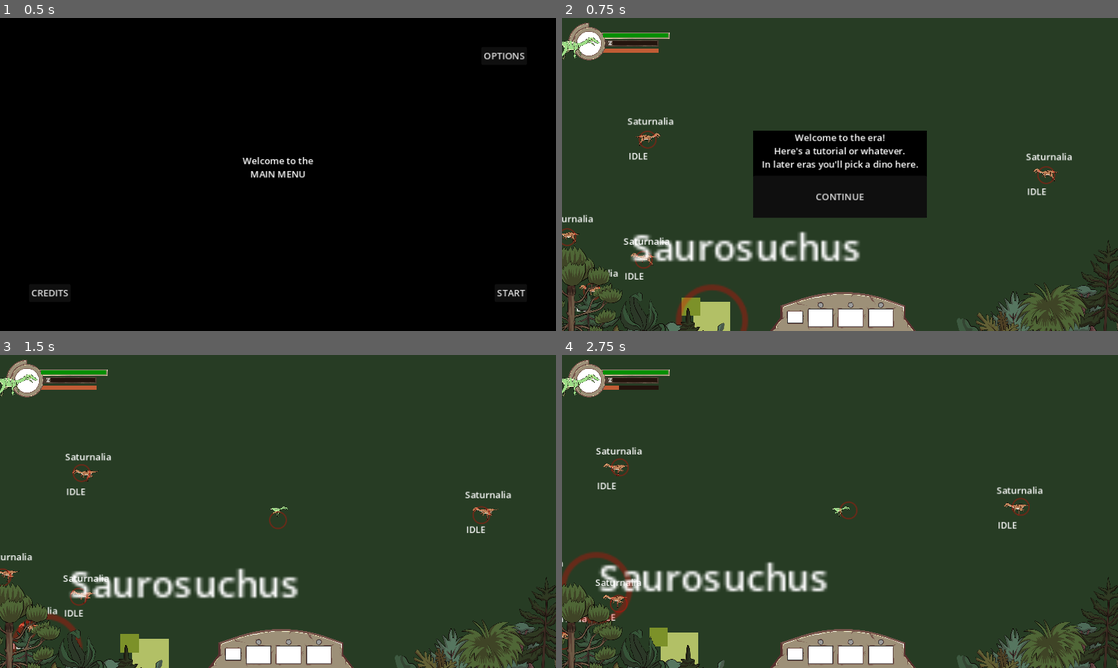
Above: before the commit, frames 1-4 (two rows, left to right).
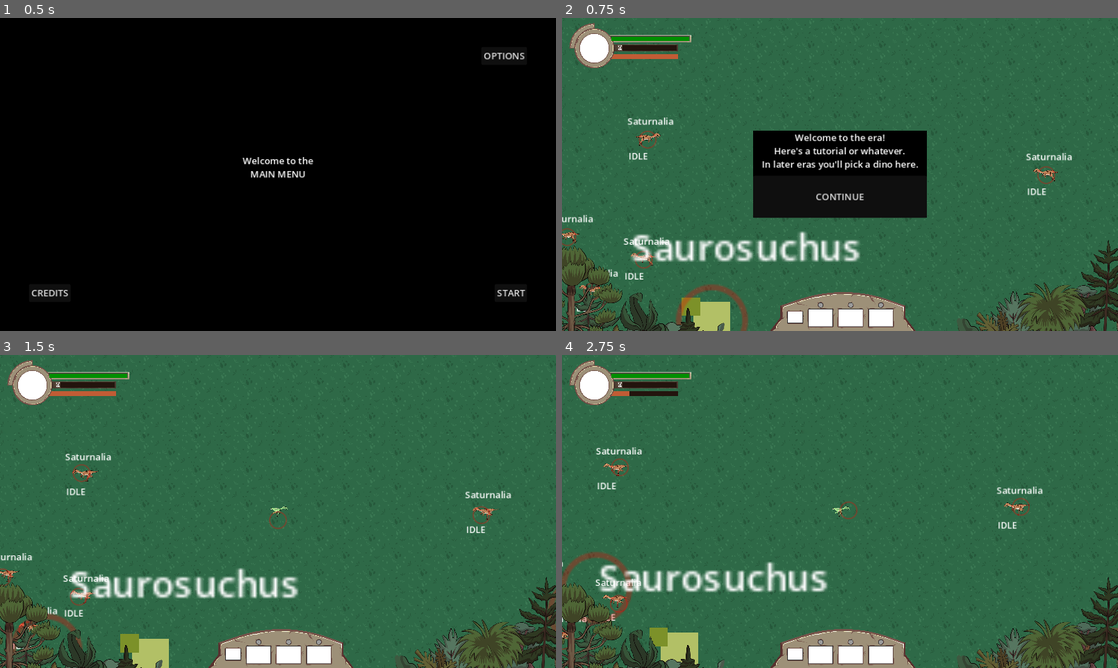
Above: after the commit, the same moments.

Repository: Enneagon/GodotGameJam2024
Game: Godot game, scene res://Scenes/main_menu.tscn
Same seed, same stepped clock (60 frames per second), same inputs: the game is played once before the commit and once after it.
Inputs (mouse positions are in pixels of both pictures, inside the frame that each line leads up to):
- Up to frame 1 (0.5 s): no input
- Up to frame 2 (0.75 s): click "START" at 0.5 s
- Up to frame 3 (1.5 s): click "CONTINUE" at 1.25 s
- Up to frame 4 (2.75 s): move the mouse to (962, 495) at 2.02 s; hold D (move_right) from 2.03 s (still down); hold Shift (sprint) from 2.03 s (still down)

Frame 1 is identical in both runs. In frame 2, 80% of the frame differs, in the area x 0-100%, y 0-100%; in frame 3, 89%; in frame 4, 89%.

Commit message:
Added in background art and changed scaling of ui a lil

Diff:
--- a/Scenes/gameplay_interface.tscn
+++ b/Scenes/gameplay_interface.tscn
@@ -1,10 +1,9 @@
-[gd_scene load_steps=11 format=3 uid="uid://c0605gi3euibn"]
+[gd_scene load_steps=10 format=3 uid="uid://c0605gi3euibn"]
 
 [ext_resource type="Script" path="res://Scripts/level_interface.gd" id="1_3dpav"]
 [ext_resource type="Texture2D" uid="uid://ct5w5orw622j6" path="res://Assets/Visuals/Misc/ProgressBar.png" id="2_ugt13"]
 [ext_resource type="Texture2D" uid="uid://dn6a7phkrtcaf" path="res://Assets/Visuals/Misc/PlaceholderChoiceButton.png" id="3_88uvg"]
 [ext_resource type="Texture2D" uid="uid://cowdel0dx55xg" path="res://Assets/Visuals/UI/Character.png" id="4_xsw4p"]
-[ext_resource type="Texture2D" uid="uid://dh3fnhu5xqe7s" path="res://Assets/Visuals/Eoraptor/Eoraptor 1.PNG" id="5_e7duv"]
 [ext_resource type="Texture2D" uid="uid://bh6w32ngn76cc" path="res://Assets/Visuals/UI/Skills.png" id="6_87t1k"]
 [ext_resource type="Texture2D" uid="uid://cjw2hk1cyogn2" path="res://Assets/Visuals/UI/Trees_Right.png" id="7_ya5ee"]
 [ext_resource type="Texture2D" uid="uid://cwf8akdnsr175" path="res://Assets/Visuals/UI/Trees_Left.png" id="8_dljnb"]
@@ -28,12 +27,12 @@
 anchors_preset = 5
 anchor_left = 0.5
 anchor_right = 0.5
-offset_left = -411.0
-offset_top = 53.0
-offset_right = -283.0
-offset_bottom = 69.0
-grow_horizontal = 2
-scale = Vector2(0.763725, 0.469792)
+offset_left = -400.0
+offset_top = 62.0
+offset_right = -272.0
+offset_bottom = 78.0
+grow_horizontal = 2
+scale = Vector2(0.940716, 0.573331)
 max_value = 5.0
 step = 0.1
 texture_under = ExtResource("2_ugt13")
@@ -44,17 +43,17 @@
 tint_progress = Color(0.757813, 0.362059, 0.207183, 1)
 
 [node name="Character" type="Sprite2D" parent="."]
-position = Vector2(300, 169)
-scale = Vector2(0.15, 0.15)
+position = Vector2(360, 202)
+scale = Vector2(0.18, 0.18)
 texture = ExtResource("4_xsw4p")
 
 [node name="HPBar" type="TextureProgressBar" parent="."]
 layout_mode = 1
-offset_left = 71.0
-offset_top = 27.0
-offset_right = 199.0
-offset_bottom = 43.0
-scale = Vector2(0.882366, 0.417538)
+offset_left = 85.0
+offset_top = 32.0
+offset_right = 213.0
+offset_bottom = 48.0
+scale = Vector2(1.0528, 0.485517)
 max_value = 3.0
 step = 0.1
 value = 3.0
@@ -70,12 +69,12 @@
 anchors_preset = 5
 anchor_left = 0.5
 anchor_right = 0.5
-offset_left = -392.0
-offset_top = 40.0
-offset_right = -264.0
-offset_bottom = 56.0
-grow_horizontal = 2
-scale = Vector2(0.6, 0.454256)
+offset_left = -375.0
+offset_top = 47.0
+offset_right = -247.0
+offset_bottom = 63.0
+grow_horizontal = 2
+scale = Vector2(0.728842, 0.564827)
 max_value = 5.0
 step = 0.1
 texture_under = ExtResource("2_ugt13")
@@ -429,12 +428,6 @@
 size_flags_vertical = 3
 text = "CONTINUE"
 
-[node name="Saturnalia1" type="Sprite2D" parent="."]
-position = Vector2(22, 56)
-scale = Vector2(0.05, 0.05)
-texture = ExtResource("5_e7duv")
-flip_h = true
-
 [node name="Skills" type="Sprite2D" parent="."]
 position = Vector2(485, 338)
 scale = Vector2(0.09, 0.09)
--- a/Scenes/level1.tscn
+++ b/Scenes/level1.tscn
@@ -2,7 +2,7 @@
 
 [ext_resource type="Script" path="res://Scripts/game.gd" id="1_q7jfv"]
 [ext_resource type="PackedScene" uid="uid://d12deejt4i0m5" path="res://Scenes/player.tscn" id="2_2ia3h"]
-[ext_resource type="Texture2D" uid="uid://b6tycf78aesam" path="res://Assets/Visuals/Misc/PlaceHolderBackground2.png" id="2_tejnb"]
+[ext_resource type="Texture2D" uid="uid://crfxbhm252brv" path="res://Assets/Visuals/Background Art/Background-01.png" id="2_wbgwy"]
 [ext_resource type="PackedScene" uid="uid://d1lgkvlmjs2bh" path="res://Scenes/dino_manager.tscn" id="4_ucwrc"]
 [ext_resource type="PackedScene" uid="uid://43qtxbxxkx4x" path="res://Scenes/Enemy_Dinosaurs/Era1/saturnalia.tscn" id="4_ues5i"]
 [ext_resource type="PackedScene" uid="uid://cybrv387nfyjp" path="res://Scenes/Enemy_Dinosaurs/Era1/metoposaurus.tscn" id="5_5vlw6"]
@@ -37,13 +37,579 @@
 one_way_collision = true
 
 [node name="WorldRight" type="CollisionShape2D" parent="World"]
-position = Vector2(1440, 0)
+position = Vector2(1107, -330)
 rotation = 4.71239
 shape = SubResource("WorldBoundaryShape2D_1ynn7")
 one_way_collision = true
 
-[node name="PlaceholderBackground" type="Sprite2D" parent="World"]
-texture = ExtResource("2_tejnb")
+[node name="BackgroundTiles" type="Node" parent="World"]
+
+[node name="PlaceholderBackground" type="Sprite2D" parent="World/BackgroundTiles"]
+modulate = Color(0.603715, 0.878906, 0.571445, 1)
+z_index = -1
+position = Vector2(240, 1)
+scale = Vector2(0.25, 0.25)
+texture = ExtResource("2_wbgwy")
+
+[node name="PlaceholderBackground2" type="Sprite2D" parent="World/BackgroundTiles"]
+modulate = Color(0.603715, 0.878906, 0.571445, 1)
+z_index = -1
+position = Vector2(-240, 1)
+scale = Vector2(0.25, 0.25)
+texture = ExtResource("2_wbgwy")
+
+[node name="PlaceholderBackground3" type="Sprite2D" parent="World/BackgroundTiles"]
+modulate = Color(0.603715, 0.878906, 0.571445, 1)
+z_index = -1
+position = Vector2(240, 270)
+scale = Vector2(0.25, 0.25)
+texture = ExtResource("2_wbgwy")
+
+[node name="PlaceholderBackground5" type="Sprite2D" parent="World/BackgroundTiles"]
+modulate = Color(0.603715, 0.878906, 0.571445, 1)
+z_index = -1
+position = Vector2(240, -269)
+scale = Vector2(0.25, 0.25)
+texture = ExtResource("2_wbgwy")
+
+[node name="PlaceholderBackground4" type="Sprite2D" parent="World/BackgroundTiles"]
+modulate = Color(0.603715, 0.878906, 0.571445, 1)
+z_index = -1
+position = Vector2(-239, 271)
+scale = Vector2(0.25, 0.25)
+texture = ExtResource("2_wbgwy")
+
+[node name="PlaceholderBackground6" type="Sprite2D" parent="World/BackgroundTiles"]
+modulate = Color(0.603715, 0.878906, 0.571445, 1)
+z_index = -1
+position = Vector2(-240, -269)
+scale = Vector2(0.25, 0.25)
+texture = ExtResource("2_wbgwy")
+
+[node name="PlaceholderBackground7" type="Sprite2D" parent="World/BackgroundTiles"]
+modulate = Color(0.603715, 0.878906, 0.571445, 1)
+z_index = -1
+position = Vector2(1200, 1)
+scale = Vector2(0.25, 0.25)
+texture = ExtResource("2_wbgwy")
+
+[node name="PlaceholderBackground8" type="Sprite2D" parent="World/BackgroundTiles"]
+modulate = Color(0.603715, 0.878906, 0.571445, 1)
+z_index = -1
+position = Vector2(720, 1)
+scale = Vector2(0.25, 0.25)
+texture = ExtResource("2_wbgwy")
+
+[node name="PlaceholderBackground9" type="Sprite2D" parent="World/BackgroundTiles"]
+modulate = Color(0.603715, 0.878906, 0.571445, 1)
+z_index = -1
+position = Vector2(1200, 270)
+scale = Vector2(0.25, 0.25)
+texture = ExtResource("2_wbgwy")
+
+[node name="PlaceholderBackground10" type="Sprite2D" parent="World/BackgroundTiles"]
+modulate = Color(0.603715, 0.878906, 0.571445, 1)
+z_index = -1
+position = Vector2(1200, -269)
+scale = Vector2(0.25, 0.25)
+texture = ExtResource("2_wbgwy")
+
+[node name="PlaceholderBackground11" type="Sprite2D" parent="World/BackgroundTiles"]
+modulate = Color(0.603715, 0.878906, 0.571445, 1)
+z_index = -1
+position = Vector2(720, 270)
+scale = Vector2(0.25, 0.25)
+texture = ExtResource("2_wbgwy")
+
+[node name="PlaceholderBackground12" type="Sprite2D" parent="World/BackgroundTiles"]
+modulate = Color(0.603715, 0.878906, 0.571445, 1)
+z_index = -1
+position = Vector2(720, -269)
+scale = Vector2(0.25, 0.25)
+texture = ExtResource("2_wbgwy")
+
+[node name="PlaceholderBackground13" type="Sprite2D" parent="World/BackgroundTiles"]
+modulate = Color(0.603715, 0.878906, 0.571445, 1)
+z_index = -1
+position = Vector2(241, 811)
+scale = Vector2(0.25, 0.25)
+texture = ExtResource("2_wbgwy")
+
+[node name="PlaceholderBackground14" type="Sprite2D" parent="World/BackgroundTiles"]
+modulate = Color(0.603715, 0.878906, 0.571445, 1)
+z_index = -1
+position = Vector2(-239, 811)
+scale = Vector2(0.25, 0.25)
+texture = ExtResource("2_wbgwy")
+
+[node name="PlaceholderBackground15" type="Sprite2D" parent="World/BackgroundTiles"]
+modulate = Color(0.603715, 0.878906, 0.571445, 1)
+z_index = -1
+position = Vector2(241, 1080)
+scale = Vector2(0.25, 0.25)
+texture = ExtResource("2_wbgwy")
+
+[node name="PlaceholderBackground16" type="Sprite2D" parent="World/BackgroundTiles"]
+modulate = Color(0.603715, 0.878906, 0.571445, 1)
+z_index = -1
+position = Vector2(241, 541)
+scale = Vector2(0.25, 0.25)
+texture = ExtResource("2_wbgwy")
+
+[node name="PlaceholderBackground17" type="Sprite2D" parent="World/BackgroundTiles"]
+modulate = Color(0.603715, 0.878906, 0.571445, 1)
+z_index = -1
+position = Vector2(-238, 1081)
+scale = Vector2(0.25, 0.25)
+texture = ExtResource("2_wbgwy")
+
+[node name="PlaceholderBackground18" type="Sprite2D" parent="World/BackgroundTiles"]
+modulate = Color(0.603715, 0.878906, 0.571445, 1)
+z_index = -1
+position = Vector2(-239, 541)
+scale = Vector2(0.25, 0.25)
+texture = ExtResource("2_wbgwy")
+
+[node name="PlaceholderBackground19" type="Sprite2D" parent="World/BackgroundTiles"]
+modulate = Color(0.603715, 0.878906, 0.571445, 1)
+z_index = -1
+position = Vector2(1201, 811)
+scale = Vector2(0.25, 0.25)
+texture = ExtResource("2_wbgwy")
+
+[node name="PlaceholderBackground20" type="Sprite2D" parent="World/BackgroundTiles"]
+modulate = Color(0.603715, 0.878906, 0.571445, 1)
+z_index = -1
+position = Vector2(721, 811)
+scale = Vector2(0.25, 0.25)
+texture = ExtResource("2_wbgwy")
+
+[node name="PlaceholderBackground21" type="Sprite2D" parent="World/BackgroundTiles"]
+modulate = Color(0.603715, 0.878906, 0.571445, 1)
+z_index = -1
+position = Vector2(1201, 1080)
+scale = Vector2(0.25, 0.25)
+texture = ExtResource("2_wbgwy")
+
+[node name="PlaceholderBackground22" type="Sprite2D" parent="World/BackgroundTiles"]
+modulate = Color(0.603715, 0.878906, 0.571445, 1)
+z_index = -1
+position = Vector2(1201, 541)
+scale = Vector2(0.25, 0.25)
+texture = ExtResource("2_wbgwy")
+
+[node name="PlaceholderBackground23" type="Sprite2D" parent="World/BackgroundTiles"]
+modulate = Color(0.603715, 0.878906, 0.571445, 1)
+z_index = -1
+position = Vector2(721, 1080)
+scale = Vector2(0.25, 0.25)
+texture = ExtResource("2_wbgwy")
+
+[node name="PlaceholderBackground24" type="Sprite2D" parent="World/BackgroundTiles"]
+modulate = Color(0.603715, 0.878906, 0.571445, 1)
+z_index = -1
+position = Vector2(721, 541)
+scale = Vector2(0.25, 0.25)
+texture = ExtResource("2_wbgwy")
+
+[node name="PlaceholderBackground25" type="Sprite2D" parent="World/BackgroundTiles"]
+modulate = Color(0.603715, 0.878906, 0.571445, 1)
+z_index = -1
+position = Vector2(-1678, 812)
+scale = Vector2(0.25, 0.25)
+texture = ExtResource("2_wbgwy")
+
+[node name="PlaceholderBackground26" type="Sprite2D" parent="World/BackgroundTiles"]
+modulate = Color(0.603715, 0.878906, 0.571445, 1)
+z_index = -1
+position = Vector2(-2158, 812)
+scale = Vector2(0.25, 0.25)
+texture = ExtResource("2_wbgwy")
+
+[node name="PlaceholderBackground27" type="Sprite2D" parent="World/BackgroundTiles"]
+modulate = Color(0.603715, 0.878906, 0.571445, 1)
+z_index = -1
+position = Vector2(-1678, 1081)
+scale = Vector2(0.25, 0.25)
+texture = ExtResource("2_wbgwy")
+
+[node name="PlaceholderBackground28" type="Sprite2D" parent="World/BackgroundTiles"]
+modulate = Color(0.603715, 0.878906, 0.571445, 1)
+z_index = -1
+position = Vector2(-1678, 542)
+scale = Vector2(0.25, 0.25)
+texture = ExtResource("2_wbgwy")
+
+[node name="PlaceholderBackground29" type="Sprite2D" parent="World/BackgroundTiles"]
+modulate = Color(0.603715, 0.878906, 0.571445, 1)
+z_index = -1
+position = Vector2(-2157, 1082)
+scale = Vector2(0.25, 0.25)
+texture = ExtResource("2_wbgwy")
+
+[node name="PlaceholderBackground30" type="Sprite2D" parent="World/BackgroundTiles"]
+modulate = Color(0.603715, 0.878906, 0.571445, 1)
+z_index = -1
+position = Vector2(-2158, 542)
+scale = Vector2(0.25, 0.25)
+texture = ExtResource("2_wbgwy")
+
+[node name="PlaceholderBackground31" type="Sprite2D" parent="World/BackgroundTiles"]
+modulate = Color(0.603715, 0.878906, 0.571445, 1)
+z_index = -1
+position = Vector2(-718, 812)
+scale = Vector2(0.25, 0.25)
+texture = ExtResource("2_wbgwy")
+
+[node name="PlaceholderBackground32" type="Sprite2D" parent="World/BackgroundTiles"]
+modulate = Color(0.603715, 0.878906, 0.571445, 1)
+z_index = -1
+position = Vector2(-1198, 812)
+scale = Vector2(0.25, 0.25)
+texture = ExtResource("2_wbgwy")
+
+[node name="PlaceholderBackground33" type="Sprite2D" parent="World/BackgroundTiles"]
+modulate = Color(0.603715, 0.878906, 0.571445, 1)
+z_index = -1
+position = Vector2(-718, 1081)
+scale = Vector2(0.25, 0.25)
+texture = ExtResource("2_wbgwy")
+
+[node name="PlaceholderBackground34" type="Sprite2D" parent="World/BackgroundTiles"]
+modulate = Color(0.603715, 0.878906, 0.571445, 1)
+z_index = -1
+position = Vector2(-718, 542)
+scale = Vector2(0.25, 0.25)
+texture = ExtResource("2_wbgwy")
+
+[node name="PlaceholderBackground35" type="Sprite2D" parent="World/BackgroundTiles"]
+modulate = Color(0.603715, 0.878906, 0.571445, 1)
+z_index = -1
+position = Vector2(-1198, 1081)
+scale = Vector2(0.25, 0.25)
+texture = ExtResource("2_wbgwy")
+
+[node name="PlaceholderBackground36" type="Sprite2D" parent="World/BackgroundTiles"]
+modulate = Color(0.603715, 0.878906, 0.571445, 1)
+z_index = -1
+position = Vector2(-1198, 542)
+scale = Vector2(0.25, 0.25)
+texture = ExtResource("2_wbgwy")
+
+[node name="PlaceholderBackground37" type="Sprite2D" parent="World/BackgroundTiles"]
+modulate = Color(0.603715, 0.878906, 0.571445, 1)
+z_index = -1
+position = Vector2(-1679, 3)
+scale = Vector2(0.25, 0.25)
+texture = ExtResource("2_wbgwy")
+
+[node name="PlaceholderBackground38" type="Sprite2D" parent="World/BackgroundTiles"]
+modulate = Color(0.603715, 0.878906, 0.571445, 1)
+z_index = -1
+position = Vector2(-2159, 3)
+scale = Vector2(0.25, 0.25)
+texture = ExtResource("2_wbgwy")
+
+[node name="PlaceholderBackground39" type="Sprite2D" parent="World/BackgroundTiles"]
+modulate = Color(0.603715, 0.878906, 0.571445, 1)
+z_index = -1
+position = Vector2(-1679, 272)
+scale = Vector2(0.25, 0.25)
+texture = ExtResource("2_wbgwy")
+
+[node name="PlaceholderBackground40" type="Sprite2D" parent="World/BackgroundTiles"]
+modulate = Color(0.603715, 0.878906, 0.571445, 1)
+z_index = -1
+position = Vector2(-1679, -267)
+scale = Vector2(0.25, 0.25)
+texture = ExtResource("2_wbgwy")
+
+[node name="PlaceholderBackground41" type="Sprite2D" parent="World/BackgroundTiles"]
+modulate = Color(0.603715, 0.878906, 0.571445, 1)
+z_index = -1
+position = Vector2(-2158, 273)
+scale = Vector2(0.25, 0.25)
+texture = ExtResource("2_wbgwy")
+
+[node name="PlaceholderBackground42" type="Sprite2D" parent="World/BackgroundTiles"]
+modulate = Color(0.603715, 0.878906, 0.571445, 1)
+z_index = -1
+position = Vector2(-2159, -267)
+scale = Vector2(0.25, 0.25)
+texture = ExtResource("2_wbgwy")
+
+[node name="PlaceholderBackground43" type="Sprite2D" parent="World/BackgroundTiles"]
+modulate = Color(0.603715, 0.878906, 0.571445, 1)
+z_index = -1
+position = Vector2(-719, 3)
+scale = Vector2(0.25, 0.25)
+texture = ExtResource("2_wbgwy")
+
+[node name="PlaceholderBackground44" type="Sprite2D" parent="World/BackgroundTiles"]
+modulate = Color(0.603715, 0.878906, 0.571445, 1)
+z_index = -1
+position = Vector2(-1199, 3)
+scale = Vector2(0.25, 0.25)
+texture = ExtResource("2_wbgwy")
+
+[node name="PlaceholderBackground45" type="Sprite2D" parent="World/BackgroundTiles"]
+modulate = Color(0.603715, 0.878906, 0.571445, 1)
+z_index = -1
+position = Vector2(-719, 272)
+scale = Vector2(0.25, 0.25)
+texture = ExtResource("2_wbgwy")
+
+[node name="PlaceholderBackground46" type="Sprite2D" parent="World/BackgroundTiles"]
+modulate = Color(0.603715, 0.878906, 0.571445, 1)
+z_index = -1
+position = Vector2(-719, -267)
+scale = Vector2(0.25, 0.25)
+texture = ExtResource("2_wbgwy")
+
+[node name="PlaceholderBackground47" type="Sprite2D" parent="World/BackgroundTiles"]
+modulate = Color(0.603715, 0.878906, 0.571445, 1)
+z_index = -1
+position = Vector2(-1199, 272)
+scale = Vector2(0.25, 0.25)
+texture = ExtResource("2_wbgwy")
+
+[node name="PlaceholderBackground48" type="Sprite2D" parent="World/BackgroundTiles"]
+modulate = Color(0.603715, 0.878906, 0.571445, 1)
+z_index = -1
+position = Vector2(-1199, -267)
+scale = Vector2(0.25, 0.25)
+texture = ExtResource("2_wbgwy")
+
+[node name="PlaceholderBackground49" type="Sprite2D" parent="World/BackgroundTiles"]
+modulate = Color(0.603715, 0.878906, 0.571445, 1)
+z_index = -1
+position = Vector2(-1680, -805)
+scale = Vector2(0.25, 0.25)
+texture = ExtResource("2_wbgwy")
+
+[node name="PlaceholderBackground50" type="Sprite2D" parent="World/BackgroundTiles"]
+modulate = Color(0.603715, 0.878906, 0.571445, 1)
+z_index = -1
+position = Vector2(-2160, -805)
+scale = Vector2(0.25, 0.25)
+texture = ExtResource("2_wbgwy")
+
+[node name="PlaceholderBackground51" type="Sprite2D" parent="World/BackgroundTiles"]
+modulate = Color(0.603715, 0.878906, 0.571445, 1)
+z_index = -1
+position = Vector2(-1680, -536)
+scale = Vector2(0.25, 0.25)
+texture = ExtResource("2_wbgwy")
+
+[node name="PlaceholderBackground52" type="Sprite2D" parent="World/BackgroundTiles"]
+modulate = Color(0.603715, 0.878906, 0.571445, 1)
+z_index = -1
+position = Vector2(-1680, -1075)
+scale = Vector2(0.25, 0.25)
+texture = ExtResource("2_wbgwy")
+
+[node name="PlaceholderBackground53" type="Sprite2D" parent="World/BackgroundTiles"]
+modulate = Color(0.603715, 0.878906, 0.571445, 1)
+z_index = -1
+position = Vector2(-2159, -535)
+scale = Vector2(0.25, 0.25)
+texture = ExtResource("2_wbgwy")
+
+[node name="PlaceholderBackground54" type="Sprite2D" parent="World/BackgroundTiles"]
+modulate = Color(0.603715, 0.878906, 0.571445, 1)
+z_index = -1
+position = Vector2(-2160, -1075)
+scale = Vector2(0.25, 0.25)
+texture = ExtResource("2_wbgwy")
+
+[node name="PlaceholderBackground55" type="Sprite2D" parent="World/BackgroundTiles"]
+modulate = Color(0.603715, 0.878906, 0.571445, 1)
+z_index = -1
+position = Vector2(-720, -805)
+scale = Vector2(0.25, 0.25)
+texture = ExtResource("2_wbgwy")
+
+[node name="PlaceholderBackground56" type="Sprite2D" parent="World/BackgroundTiles"]
+modulate = Color(0.603715, 0.878906, 0.571445, 1)
+z_index = -1
+position = Vector2(-1200, -805)
+scale = Vector2(0.25, 0.25)
+texture = ExtResource("2_wbgwy")
+
+[node name="PlaceholderBackground57" type="Sprite2D" parent="World/BackgroundTiles"]
+modulate = Color(0.603715, 0.878906, 0.571445, 1)
+z_index = -1
+position = Vector2(-720, -536)
+scale = Vector2(0.25, 0.25)
+texture = ExtResource("2_wbgwy")
+
+[node name="PlaceholderBackground58" type="Sprite2D" parent="World/BackgroundTiles"]
+modulate = Color(0.603715, 0.878906, 0.571445, 1)
+z_index = -1
+position = Vector2(-720, -1075)
+scale = Vector2(0.25, 0.25)
+texture = ExtResource("2_wbgwy")
+
+[node name="PlaceholderBackground59" type="Sprite2D" parent="World/BackgroundTiles"]
+modulate = Color(0.603715, 0.878906, 0.571445, 1)
+z_index = -1
+position = Vector2(-1200, -536)
+scale = Vector2(0.25, 0.25)
+texture = ExtResource("2_wbgwy")
+
+[node name="PlaceholderBackground60" type="Sprite2D" parent="World/BackgroundTiles"]
+modulate = Color(0.603715, 0.878906, 0.571445, 1)
+z_index = -1
+position = Vector2(-1200, -1075)
+scale = Vector2(0.25, 0.25)
+texture = ExtResource("2_wbgwy")
+
+[node name="PlaceholderBackground61" type="Sprite2D" parent="World/BackgroundTiles"]
+modulate = Color(0.603715, 0.878906, 0.571445, 1)
+z_index = -1
+position = Vector2(239, -808)
+scale = Vector2(0.25, 0.25)
+texture = ExtResource("2_wbgwy")
+
+[node name="PlaceholderBackground62" type="Sprite2D" parent="World/BackgroundTiles"]
+modulate = Color(0.603715, 0.878906, 0.571445, 1)
+z_index = -1
+position = Vector2(-241, -808)
+scale = Vector2(0.25, 0.25)
+texture = ExtResource("2_wbgwy")
+
+[node name="PlaceholderBackground63" type="Sprite2D" parent="World/BackgroundTiles"]
+modulate = Color(0.603715, 0.878906, 0.571445, 1)
+z_index = -1
+position = Vector2(239, -539)
+scale = Vector2(0.25, 0.25)
+texture = ExtResource("2_wbgwy")
+
+[node name="PlaceholderBackground64" type="Sprite2D" parent="World/BackgroundTiles"]
+modulate = Color(0.603715, 0.878906, 0.571445, 1)
+z_index = -1
+position = Vector2(239, -1078)
+scale = Vector2(0.25, 0.25)
+texture = ExtResource("2_wbgwy")
+
+[node name="PlaceholderBackground65" type="Sprite2D" parent="World/BackgroundTiles"]
+modulate = Color(0.603715, 0.878906, 0.571445, 1)
+z_index = -1
+position = Vector2(-240, -538)
+scale = Vector2(0.25, 0.25)
+texture = ExtResource("2_wbgwy")
+
+[node name="PlaceholderBackground66" type="Sprite2D" parent="World/BackgroundTiles"]
+modulate = Color(0.603715, 0.878906, 0.571445, 1)
+z_index = -1
+position = Vector2(-241, -1078)
+scale = Vector2(0.25, 0.25)
+texture = ExtResource("2_wbgwy")
+
+[node name="PlaceholderBackground67" type="Sprite2D" parent="World/BackgroundTiles"]
+modulate = Color(0.603715, 0.878906, 0.571445, 1)
+z_index = -1
+position = Vector2(1199, -808)
+scale = Vector2(0.25, 0.25)
+texture = ExtResource("2_wbgwy")
+
+[node name="PlaceholderBackground68" type="Sprite2D" parent="World/BackgroundTiles"]
+modulate = Color(0.603715, 0.878906, 0.571445, 1)
+z_index = -1
+position = Vector2(719, -808)
+scale = Vector2(0.25, 0.25)
+texture = ExtResource("2_wbgwy")
+
+[node name="PlaceholderBackground69" type="Sprite2D" parent="World/BackgroundTiles"]
+modulate = Color(0.603715, 0.878906, 0.571445, 1)
+z_index = -1
+position = Vector2(1199, -539)
+scale = Vector2(0.25, 0.25)
+texture = ExtResource("2_wbgwy")
+
+[node name="PlaceholderBackground70" type="Sprite2D" parent="World/BackgroundTiles"]
+modulate = Color(0.603715, 0.878906, 0.571445, 1)
+z_index = -1
+position = Vector2(1199, -1078)
+scale = Vector2(0.25, 0.25)
+texture = ExtResource("2_wbgwy")
+
+[node name="PlaceholderBackground73" type="Sprite2D" parent="World/BackgroundTiles"]
+modulate = Color(0.603715, 0.878906, 0.571445, 1)
+z_index = -1
+position = Vector2(1680, 1)
+scale = Vector2(0.25, 0.25)
+texture = ExtResource("2_wbgwy")
+
+[node name="PlaceholderBackground74" type="Sprite2D" parent="World/BackgroundTiles"]
+modulate = Color(0.603715, 0.878906, 0.571445, 1)
+z_index = -1
+position = Vector2(1680, 270)
+scale = Vector2(0.25, 0.25)
+texture = ExtResource("2_wbgwy")
+
+[node name="PlaceholderBackground75" type="Sprite2D" parent="World/BackgroundTiles"]
+modulate = Color(0.603715, 0.878906, 0.571445, 1)
+z_index = -1
+position = Vector2(1680, -269)
+scale = Vector2(0.25, 0.25)
+texture = ExtResource("2_wbgwy")
+
+[node name="PlaceholderBackground76" type="Sprite2D" parent="World/BackgroundTiles"]
+modulate = Color(0.603715, 0.878906, 0.571445, 1)
+z_index = -1
+position = Vector2(1681, 811)
+scale = Vector2(0.25, 0.25)
+texture = ExtResource("2_wbgwy")
+
+[node name="PlaceholderBackground77" type="Sprite2D" parent="World/BackgroundTiles"]
+modulate = Color(0.603715, 0.878906, 0.571445, 1)
+z_index = -1
+position = Vector2(1681, 1080)
+scale = Vector2(0.25, 0.25)
+texture = ExtResource("2_wbgwy")
+
+[node name="PlaceholderBackground78" type="Sprite2D" parent="World/BackgroundTiles"]
+modulate = Color(0.603715, 0.878906, 0.571445, 1)
+z_index = -1
+position = Vector2(1681, 541)
+scale = Vector2(0.25, 0.25)
+texture = ExtResource("2_wbgwy")
+
+[node name="PlaceholderBackground79" type="Sprite2D" parent="World/BackgroundTiles"]
+modulate = Color(0.603715, 0.878906, 0.571445, 1)
+z_index = -1
+position = Vector2(1679, -808)
+scale = Vector2(0.25, 0.25)
+texture = ExtResource("2_wbgwy")
+
+[node name="PlaceholderBackground80" type="Sprite2D" parent="World/BackgroundTiles"]
+modulate = Color(0.603715, 0.878906, 0.571445, 1)
+z_index = -1
+position = Vector2(1679, -539)
+scale = Vector2(0.25, 0.25)
+texture = ExtResource("2_wbgwy")
+
+[node name="PlaceholderBackground81" type="Sprite2D" parent="World/BackgroundTiles"]
+modulate = Color(0.603715, 0.878906, 0.571445, 1)
+z_index = -1
+position = Vector2(1679, -1078)
+scale = Vector2(0.25, 0.25)
+texture = ExtResource("2_wbgwy")
+
+[node name="PlaceholderBackground71" type="Sprite2D" parent="World/BackgroundTiles"]
+modulate = Color(0.603715, 0.878906, 0.571445, 1)
+z_index = -1
+position = Vector2(719, -539)
+scale = Vector2(0.25, 0.25)
+texture = ExtResource("2_wbgwy")
+
+[node name="PlaceholderBackground72" type="Sprite2D" parent="World/BackgroundTiles"]
+modulate = Color(0.603715, 0.878906, 0.571445, 1)
+z_index = -1
+position = Vector2(719, -1078)
+scale = Vector2(0.25, 0.25)
+texture = ExtResource("2_wbgwy")
 
 [node name="Player" parent="." instance=ExtResource("2_2ia3h")]
 
@@ -79,7 +645,7 @@
 position = Vector2(150, 575)
 
 [node name="Saurosuchus" parent="DinoManager" instance=ExtResource("6_pjwoj")]
-position = Vector2(1040, 488)
+position = Vector2(707, 158)
 
 [node name="CanvasLayer" type="CanvasLayer" parent="."]
 
Binary file added: Assets/Visuals/Background Art/Background-01.png
Not shown, added: Assets/Visuals/Background Art/Background-01.png.import
